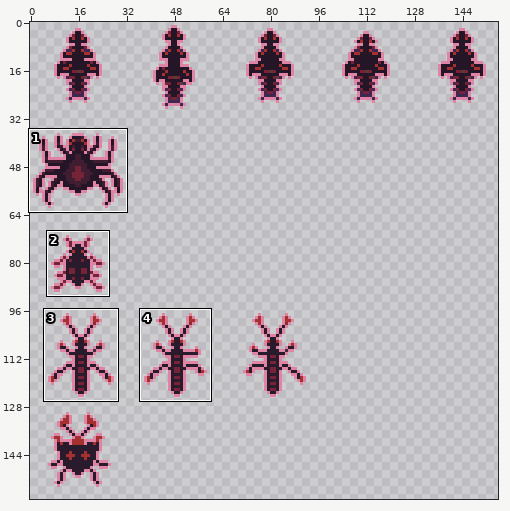
File history of a pixel-art file, src/assets/creeps.aseprite. Above, an overview of the earlier version with the close-up marked.
Close-up. Old version:
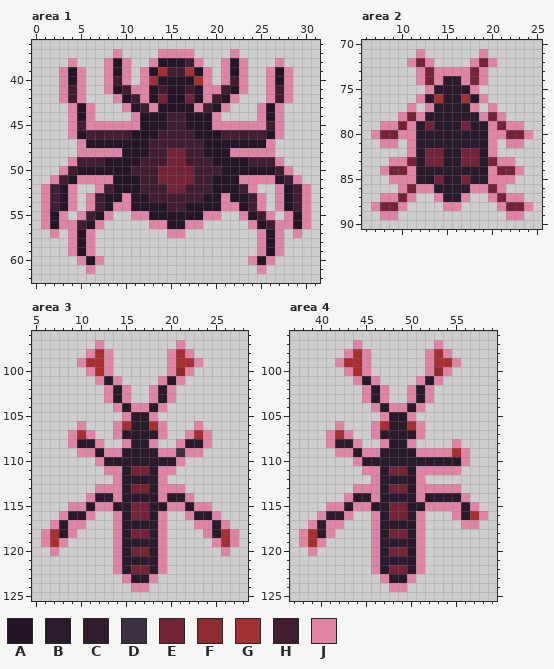
512x512 pixels, 1 frame. Colours within 5 levels of each other are drawn and written as one. Shown: area 1: x 0..31, y 36..62; area 2: x 6..25, y 70..90; area 3: x 5..28, y 96..125; area 4: x 37..59, y 96..125. The wide view leaves out empty margins. The commit also changed other parts of the picture, which this record leaves out.
Palette (. is transparent): A #241527  B #291b2c  C #311c2d  D #3d3040  E #752438  F #8c2c2f  G #a43030  H #411d31  J #df84a5
Pixels before, area 1, first column x 1:
37 ........J....JJJJ....J........
38 ...J...JAJ..JAAAHJ..JAJ...J...
39 ..JAJ..JAJ.JAGHHGAJ.JAJ..JAJ..
40 ..JAJ..JHJ.JGAAAAGJ.JHJ..JAJ..
41 ..JHJ..JAHJJAHAAHAJJHAJ..JHJ..
42 ..JHJ...JAHJAEAAEAJHAJ...JHJ..
43 ...JAJ...JAHJAAAAJHAJ...JAJ...
44 ...JAJ....JAAAHHAAAJ....JAJ...
45 ...JHJJJJJJAAAHHAAAJJJJJJHJ...
46 ...JAHHHHHAAAHHHHAAAHHHHHAJ...
47 ....JAAAAAAAHHHHHHAAAAAAAJ....
48 ....JJJJJAAAHHEEHHAAAJJJJJ....
49 ...JHHHAAAAHHHEEHHHAAAAHHHJ...
50 ..JHAAAAAAHHHEEEEHHHAAAAAAHJ..
51 .JHAJJJJAAAHHEEEEHHAAAJJJJAHJ.
52 JHAJ..JHAAAHHHEEHHHAAAHJ..JAHJ
53 JHAJ.JHAAJAAHHHHHHAAJAAHJ.JAHJ
54 JHAJ.JHAJJAAAAHHAAAAJJAHJ.JAHJ
55 JAJ.JHAJ..JJAAAAAAJJ..JAHJ.JAJ
56 JAJJHAJ.....JJAAJJ.....JAHJJAJ
57 .J.JAJ........JJ........JAJ.J.
58 ...JAJ..................JAJ...
59 ...JAJ..................JAJ...
60 ....JAJ................JAJ....
61 .....J..................J.....
Pixels before, area 2, first column x 7:
71 .....J......J.....
72 ....JEJ....JEJ....
73 .....JEJJJJEJ.....
74 .....JEJBBJEJ.....
75 ......JBBBBJ......
76 .....JBGBBGBJ.....
77 ....J.JBBBBJ.J....
78 ...JEJBBBBBBJEJ...
79 .JJEJBEBBBEBBJEJJ.
80 JEEJJBBBBBBBBJJEEJ
81 .JJ.JBBBBBBBBJ.JJ.
82 ....JBEEBBEEBJ....
83 ..JJEBEEBBEEBEJJ..
84 .JEEJBBBBBBBBJEEJ.
85 ..JJJBBEBBEBBJJJ..
86 ...JEJJBBBBJJEJ...
87 .JJEJ..JBBJ..JEJJ.
88 JEEJ....JJ....JEEJ
89 .JJ............JJ.
Pixels before, area 3, first column x 6:
 97 ......J........J......
 98 .....JGJ......JGJ.....
 99 ....JGGJ......JGGJ....
100 .....JGJ......JFJ.....
101 ......JBJ....JBJ......
102 .......JBJ..JBJ.......
103 .......JBJ..JBJ.......
104 ........JBJJBJ........
105 .........JBBJ.........
106 ....J...JGBBGJ...J....
107 ...JGJ..JBBBBJ..JGJ...
108 ...JBBJ..JBBJ..JBBJ...
109 ....JJBJJBBBBJJDJJ....
110 ......JBBBBBBBBJ......
111 .......JJBEEBJJ.......
112 ........JBBBBJ........
113 ......JJJBEEBJJJ......
114 .....JBBJBBBBJBBJ.....
115 ...JJBJJBBEEBBJJBJJ...
116 ..JBBJ..JBEEBJ..JBBJ..
117 .JBJJ...JBBBBJ...JJBJ.
118 JGBJ....JBEEBJ....JBGJ
119 JGJ.....JBBCBJ.....JGJ
120 .J......JBEEBJ......J.
121 ........JBBCBJ........
122 ........JBEEBJ........
123 .........JBBJ.........
124 ..........JJ..........
Pixels before, area 4, first column x 38:
 97 ......J........J.....
 98 .....JGJ......JGJ....
 99 ....JGGJ......JGGJ...
100 .....JGJ......JFJ....
101 ......JBJ....JBJ.....
102 .......JBJ..JBJ......
103 .......JBJ..JBJ......
104 ........JBJJBJ.......
105 .........JBBJ........
106 ....J...JGBBGJ.......
107 ...JGJ..JBBBBJ.......
108 ...JBBJ..JBBJ....J...
109 ....JJBJJBBBBJJJJGJ..
110 ......JBBBBBBBBBBBJ..
111 .......JJBEEBJJJJJ...
112 ........JBBBBJ.......
113 ......JJJBEEBJJJJJ...
114 .....JBBJBBBBJBBBBJ..
115 ...JJBJJBBEEBBJJJJBJ.
116 ..JBBJ..JBEEBJ...JBGJ
117 .JBJJ...JBBBBJ....JJ.
118 JGBJ....JBEEBJ.......
119 JGJ.....JBBCBJ.......
120 .J......JBEEBJ.......
121 ........JBBCBJ.......
122 ........JBEEBJ.......
123 .........JBBJ........
124 ..........JJ.........
Now the later version:
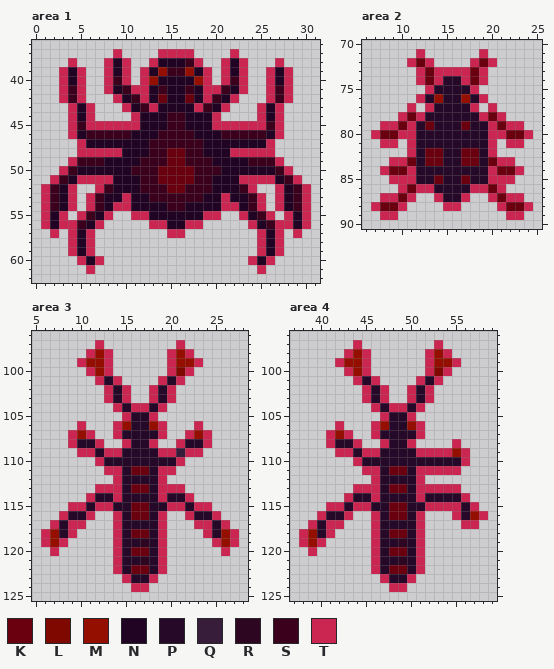
Colours new in this view: K #6a000f  L #7f0900  M #950f00  N #210323  P #260928  Q #381d3a  R #2d0621  S #3b001b  T #cb2551
Changes in this commit:
Changed rows in their new state; - is an unchanged pixel.
Area 1:
first column x 1:
37 --------T----TTTT----T--------
38 ---T---TNT--TNNNST--TNT---T---
39 --TNT--TNT-TNMSSMNT-TNT--TNT--
40 --TNT--TST-TMNNNNMT-TST--TNT--
41 --TST--TNSTTNSNNSNTTSNT--TST--
42 --TST---TNSTNKNNKNTSNT---TST--
43 ---TNT---TNSTNNNNTSNT---TNT---
44 ---TNT----TNNNSSNNNT----TNT---
45 ---TSTTTTTTNNNSSNNNTTTTTTST---
46 ---TNSSSSSNNNSSSSNNNSSSSSNT---
47 ----TNNNNNNNSSSSSSNNNNNNNT----
48 ----TTTTTNNNSSKKSSNNNTTTTT----
49 ---TSSSNNNNSSSKKSSSNNNNSSST---
50 --TSNNNNNNSSSKKKKSSSNNNNNNST--
51 -TSNTTTTNNNSSKKKKSSNNNTTTTNST-
52 TSNT--TSNNNSSSKKSSSNNNST--TNST
53 TSNT-TSNNTNNSSSSSSNNTNNST-TNST
54 TSNT-TSNTTNNNNSSNNNNTTNST-TNST
55 TNT-TSNT--TTNNNNNNTT--TNST-TNT
56 TNTTSNT-----TTNNTT-----TNSTTNT
57 -T-TNT--------TT--------TNT-T-
58 ---TNT------------------TNT---
59 ---TNT------------------TNT---
60 ----TNT----------------TNT----
61 -----T------------------T-----
Area 2:
first column x 7:
71 -----T------T-----
72 ----TKT----TKT----
73 -----TKTTTTKT-----
74 -----TKTPPTKT-----
75 ------TPPPPT------
76 -----TPMPPMPT-----
77 ----T-TPPPPT-T----
78 ---TKTPPPPPPTKT---
79 -TTKTPKPPPKPPTKTT-
80 TKKTTPPPPPPPPTTKKT
81 -TT-TPPPPPPPPT-TT-
82 ----TPKKPPKKPT----
83 --TTKPKKPPKKPKTT--
84 -TKKTPPPPPPPPTKKT-
85 --TTTPPKPPKPPTTT--
86 ---TKTTPPPPTTKT---
87 -TTKT--TPPT--TKTT-
88 TKKT----TT----TKKT
89 -TT------------TT-
Area 3:
first column x 6:
 97 ------T--------T------
 98 -----TMT------TMT-----
 99 ----TMMT------TMMT----
100 -----TMT------TLT-----
101 ------TPT----TPT------
102 -------TPT--TPT-------
103 -------TPT--TPT-------
104 --------TPTTPT--------
105 ---------TPPT---------
106 ----T---TMPPMT---T----
107 ---TMT--TPPPPT--TMT---
108 ---TPPT--TPPT--TPPT---
109 ----TTPTTPPPPTTQTT----
110 ------TPPPPPPPPT------
111 -------TTPKKPTT-------
112 --------TPPPPT--------
113 ------TTTPKKPTTT------
114 -----TPPTPPPPTPPT-----
115 ---TTPTTPPKKPPTTPTT---
116 --TPPT--TPKKPT--TPPT--
117 -TPTT---TPPPPT---TTPT-
118 TMPT----TPKKPT----TPMT
119 TMT-----TPPRPT-----TMT
120 -T------TPKKPT------T-
121 --------TPPRPT--------
122 --------TPKKPT--------
123 ---------TPPT---------
124 ----------TT----------
Area 4:
first column x 38:
 97 ------T--------T-----
 98 -----TMT------TMT----
 99 ----TMMT------TMMT---
100 -----TMT------TLT----
101 ------TPT----TPT-----
102 -------TPT--TPT------
103 -------TPT--TPT------
104 --------TPTTPT-------
105 ---------TPPT--------
106 ----T---TMPPMT-------
107 ---TMT--TPPPPT-------
108 ---TPPT--TPPT----T---
109 ----TTPTTPPPPTTTTMT--
110 ------TPPPPPPPPPPPT--
111 -------TTPKKPTTTTT---
112 --------TPPPPT-------
113 ------TTTPKKPTTTTT---
114 -----TPPTPPPPTPPPPT--
115 ---TTPTTPPKKPPTTTTPT-
116 --TPPT--TPKKPT---TPMT
117 -TPTT---TPPPPT----TT-
118 TMPT----TPKKPT-------
119 TMT-----TPPRPT-------
120 -T------TPKKPT-------
121 --------TPPRPT-------
122 --------TPKKPT-------
123 ---------TPPT--------
124 ----------TT---------
Pixel boxes of the changes (left, top, right, bottom) in both close-ups:
changed: (41, 49, 311, 274)
changed: (371, 49, 533, 220)
changed: (41, 340, 239, 592)
changed: (299, 340, 488, 592)
